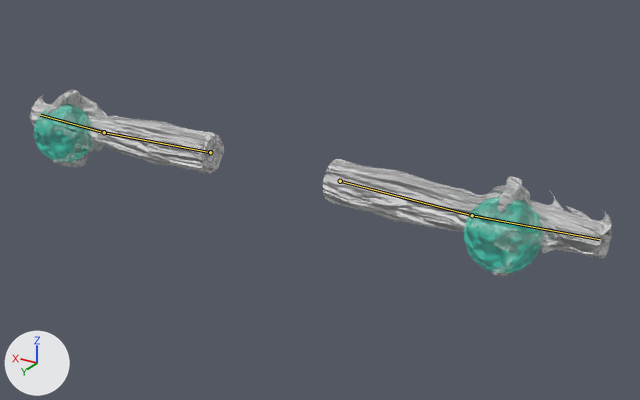
Before and after pictures for a commit that changed the Blender file assets/main character alternative.blend.
Rendered twice from a camera (50 mm lens) standing at (-4.53, 6.55, 3.09) and looking at (-0.68, 0.13, -0.12). Every picture has the same lights, and +X, +Y and +Z are marked at lower left. The bones that bend it are drawn over the model as lines.
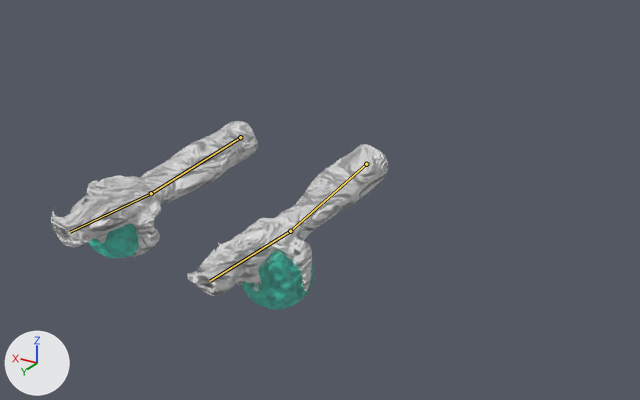
The newer file adds an action. The first version stands in its rest pose; the second is drawn at frame 5 of the action 'dodge'.

Boxes [x1, y1, x2, y2] around the edits, measured in the pictures (640 x 400 px):
```json
{"object": "Cylinder", "change": "posed", "before": [30, 90, 612, 277], "after": [51, 121, 388, 296], "on screen": "42% narrower, 6% shorter"}
{"object": "Sphere", "change": "posed", "before": [464, 196, 543, 273], "after": [242, 251, 314, 309]}
{"object": "Sphere.001", "change": "posed", "before": [34, 104, 93, 162], "after": [88, 223, 139, 259]}
{"bone": "Bone", "before": "(340, 181) to (472, 215)", "after": "(366, 164) to (290, 231)"}
{"bone": "Bone.001", "before": "(472, 215) to (599, 239)", "after": "(290, 231) to (210, 281)"}
{"bone": "Bone.002", "before": "(210, 152) to (104, 132)", "after": "(240, 137) to (151, 193)"}
{"bone": "Bone.003", "before": "(104, 132) to (40, 115)", "after": "(151, 193) to (70, 232)"}
```

Edits to the scene script, one JSON object a line:
```json
{"block": "bone_bone", "where": "bone_bone = bpy.data.objects['Armature'].pose.bones['Bone']"}
{"op": "set", "path": "bone_bone.location", "old": "(0.0, 0.0, 0.0)", "new": "(0.0, -0.04, 0.52)"}
{"op": "set", "path": "bone_bone.rotation_quaternion", "old": "(1.0, 0.0, 0.0, 0.0)", "new": "(0.369, -0.43, 0.625, -0.537)", "note": "degrees (0, 0, 0) -> degrees (-99, 0, -111)"}
{"block": "bone_bone_001", "where": "bone_bone_001 = bpy.data.objects['Armature'].pose.bones['Bone.001']  # child of 'Bone'"}
{"op": "set", "path": "bone_bone_001.rotation_quaternion", "old": "(1.0, 0.0, 0.0, 0.0)", "new": "(1.0, -0.012, 0.0, 0.0)", "note": "degrees (0, 0, 0) -> degrees (-1, 0, 0)"}
{"block": "bone_bone_002", "where": "bone_bone_002 = bpy.data.objects['Armature'].pose.bones['Bone.002']"}
{"op": "set", "path": "bone_bone_002.location", "old": "(0.0, 0.0, 0.0)", "new": "(0.0, -0.04, -0.52)"}
{"op": "set", "path": "bone_bone_002.rotation_quaternion", "old": "(1.0, 0.0, 0.0, 0.0)", "new": "(0.36, 0.387, -0.664, -0.529)", "note": "degrees (0, 0, 0) -> degrees (100, -4, -116)"}
{"block": "bone_bone_003", "where": "bone_bone_003 = bpy.data.objects['Armature'].pose.bones['Bone.003']  # child of 'Bone.002'"}
{"op": "set", "path": "bone_bone_003.rotation_quaternion", "old": "(1.0, 0.0, 0.0, 0.0)", "new": "(1.0, -0.01, 0.0, 0.0)", "note": "degrees (0, 0, 0) -> degrees (-1, 0, 0)"}
```
